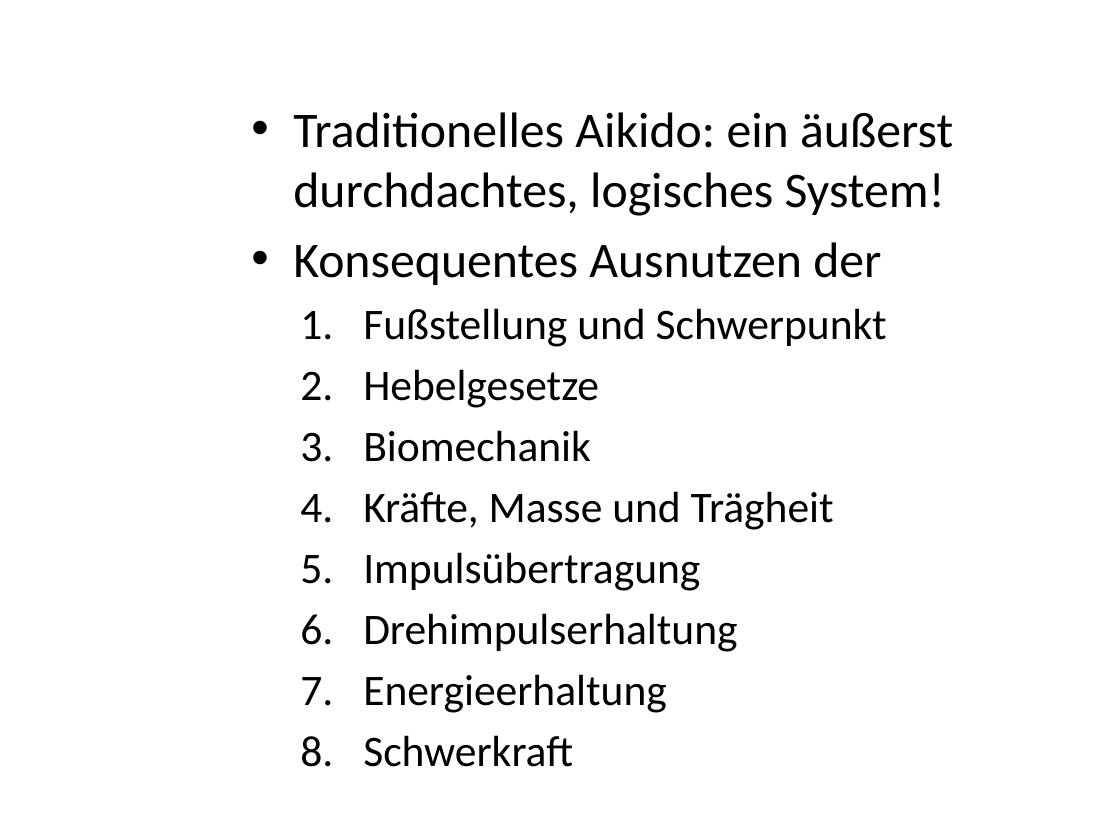
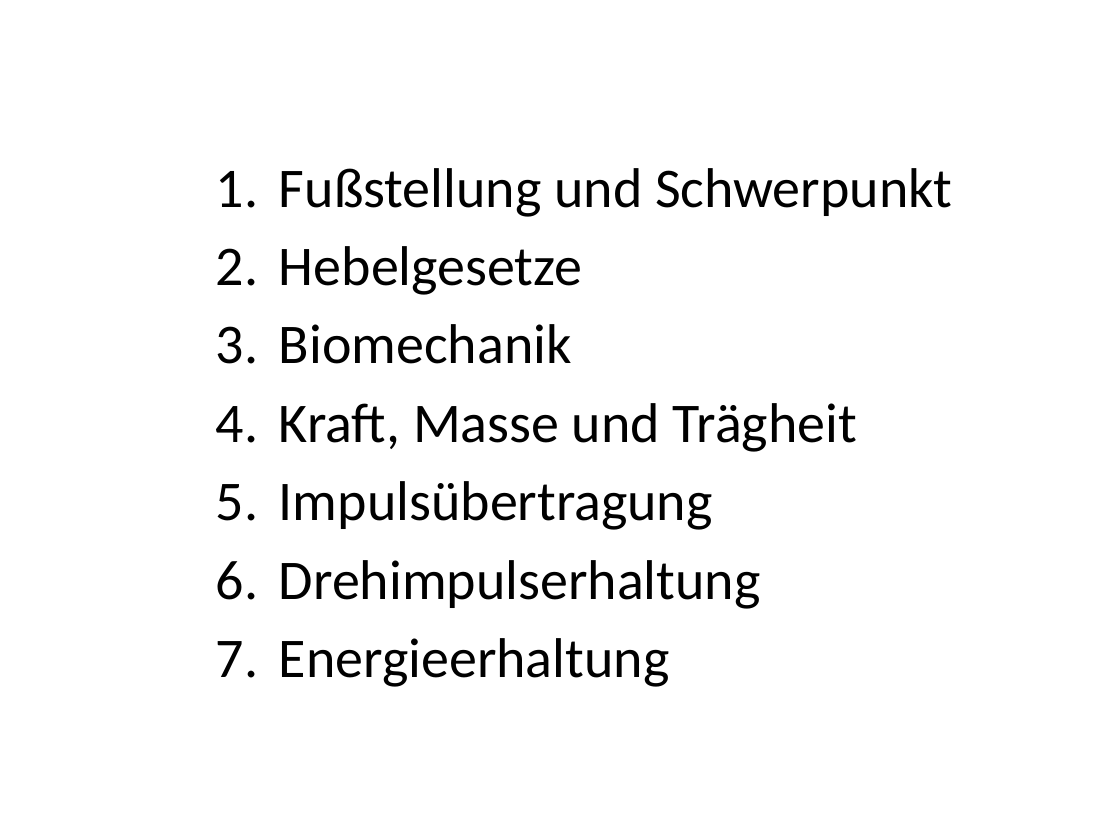
Before and after one commit to keale/Physik_in_Aikido, a slide deck: slide 4 of LNdW2013 physik in Aikido/LNdW2013 Physik in Aikido.pptx (slide 5 before the commit). Drawn at 1120x840 pixels with LibreOffice and Linux fonts; fonts in the diff are those of the drawing; background and template pictures are left out. Boxes give left, top, right and bottom in pixels: in the first picture for what was removed or moved away, otherwise in the second. Text is boxed around its words. In the diff, an @@ line names an element or a change of style, - is before the commit and + after.

```diff
--- a/LNdW2013 physik in Aikido/LNdW2013 Physik in Aikido.pptx
+++ b/LNdW2013 physik in Aikido/LNdW2013 Physik in Aikido.pptx
@@ text at bbox=[293, 112, 953, 285]: paragraphs removed @@
-• Traditionelles Aikido: ein äußerst durchdachtes, logisches System!
-• Konsequentes Ausnutzen der
@@ text "Fußstellung und Schwerpunkt": place and size @@
-text "Fußstellung und Schwerpunkt" at bbox=[293, 112, 953, 767]
+text "Fußstellung und Schwerpunkt" at bbox=[279, 168, 952, 687]
@@ text at bbox=[279, 168, 952, 687]: size 28 to 36 pt in "Fußstellung und Schwerpunkt", "Hebelgesetze", "Biomechanik", "Impulsübertragung" and 2 more places; more space between paragraphs @@
@@ text at bbox=[279, 403, 857, 452]: text changed; size 28 to 36 pt @@
-  4. Kräfte, Masse und Trägheit
+  4. Kraft, Masse und Trägheit
@@ text at bbox=[363, 735, 573, 767]: paragraph removed @@
-  8. Schwerkraft
```
Also in this commit, not shown: 4 other slides changed, 2 slides removed.
